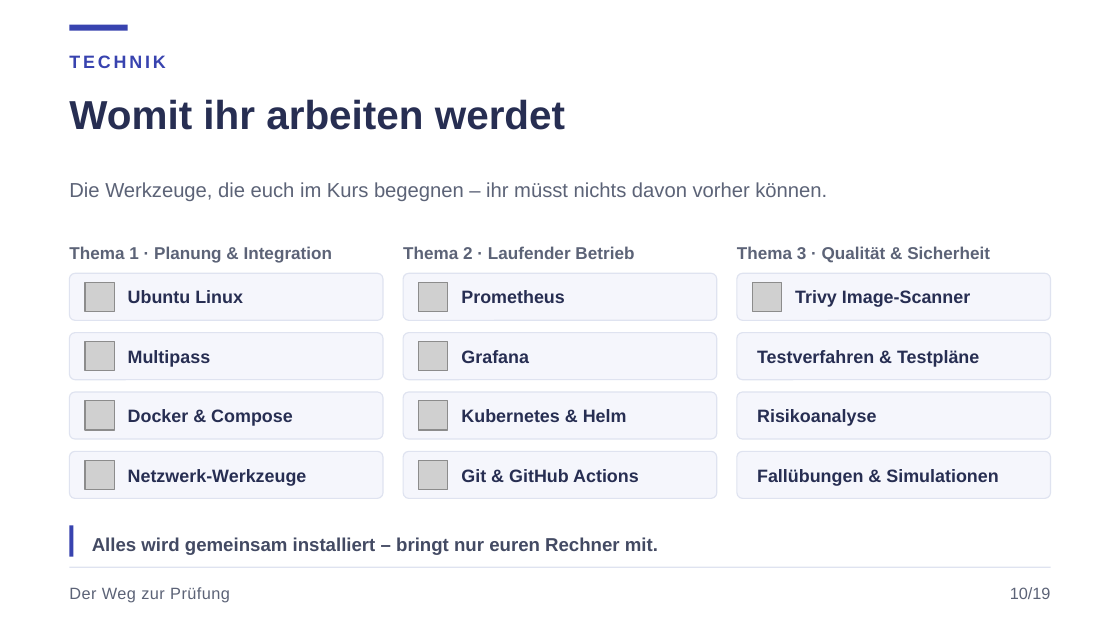
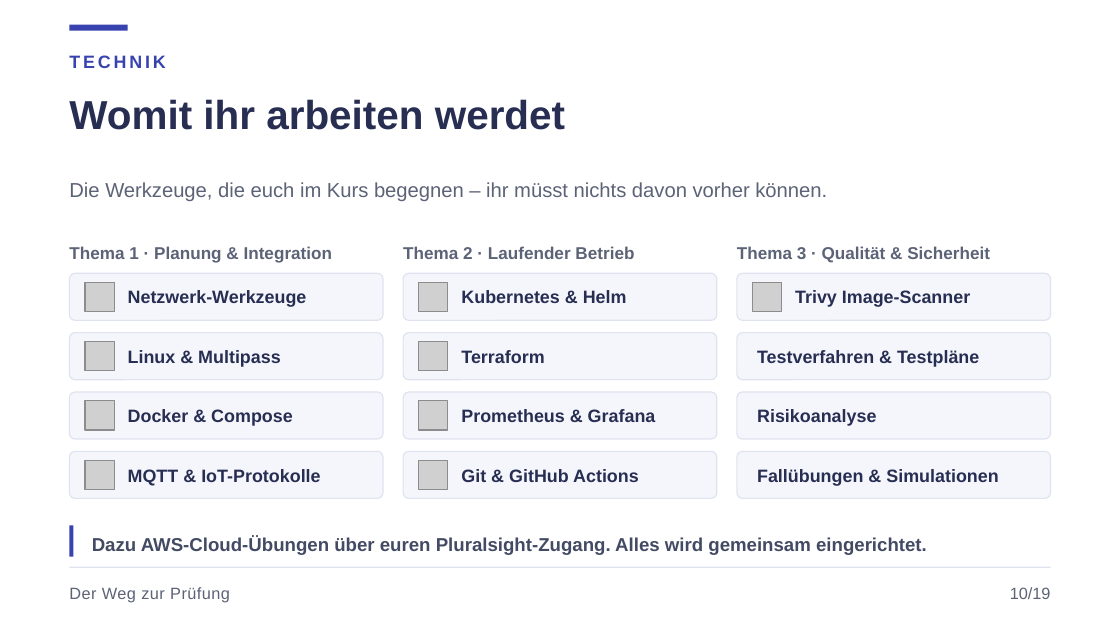
Before and after one commit to JacobMenge/kurs-unterlagen, a slide deck: slide 13 of folien/dist/00-orientierung.pptx. Drawn at 1120x630 pixels with LibreOffice and Linux fonts; fonts in the diff are those of the drawing; grey boxes stand for pictures. Boxes give left, top, right and bottom in pixels: in the first picture for what was removed or moved away, otherwise in the second. Text is boxed around its words. In the diff, an @@ line names an element or a change of style, - is before the commit and + after.

Commit message:
folien: an akademie-inhalte angeglichen (terraform, iot, probeklausuren, akademie-beschreibung)

```diff
--- a/folien/dist/00-orientierung.pptx
+++ b/folien/dist/00-orientierung.pptx
@@ text at (x1=128, y1=290, x2=307, y2=307): text changed @@
-Ubuntu Linux
+Netzwerk-Werkzeuge
@@ text at (x1=461, y1=290, x2=627, y2=303): text changed @@
-Prometheus
+Kubernetes & Helm
@@ text at (x1=128, y1=350, x2=281, y2=367): text changed @@
-Multipass
+Linux & Multipass
@@ text at (x1=461, y1=350, x2=544, y2=363): text changed @@
-Grafana
+Terraform
@@ text at (x1=461, y1=409, x2=656, y2=422): text changed @@
-Kubernetes & Helm
+Prometheus & Grafana
@@ text at (x1=128, y1=469, x2=320, y2=486): text changed @@
-Netzwerk-Werkzeuge
+MQTT & IoT-Protokolle
@@ text at (x1=92, y1=537, x2=927, y2=555): text changed @@
-Alles wird gemeinsam installiert – bringt nur euren Rechner mit.
+Dazu AWS-Cloud-Übungen über euren Pluralsight-Zugang. Alles wird gemeinsam eingerichtet.
```
Also in this commit, not shown: 2 other slides changed, 3 other files.
